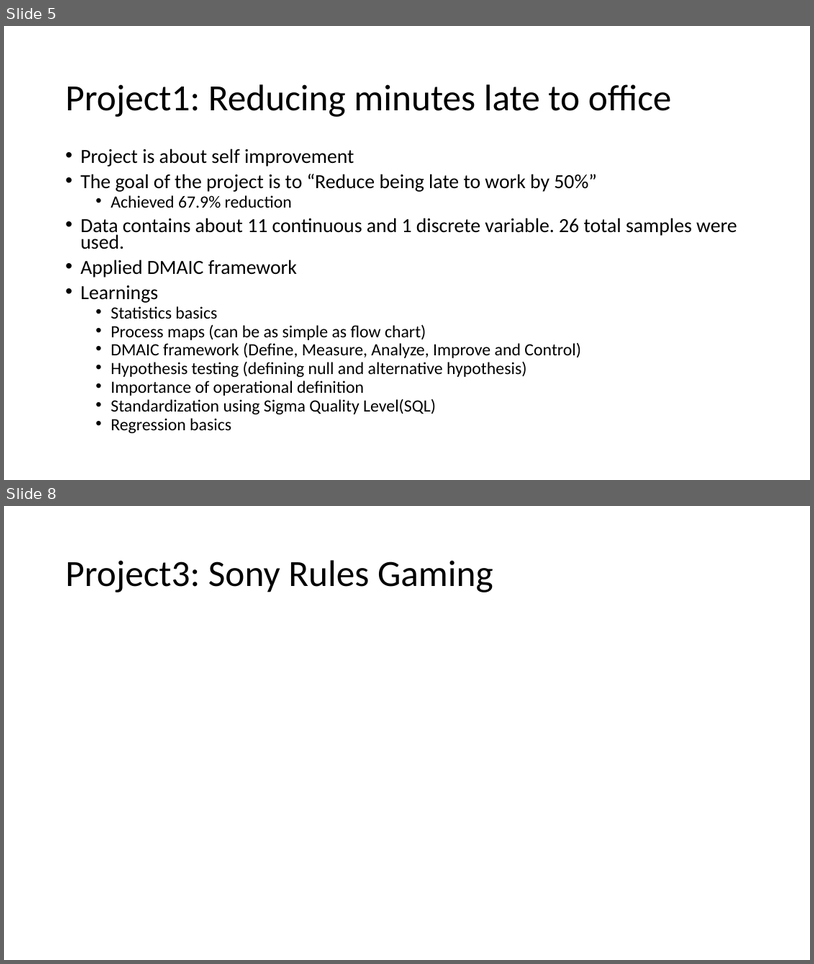
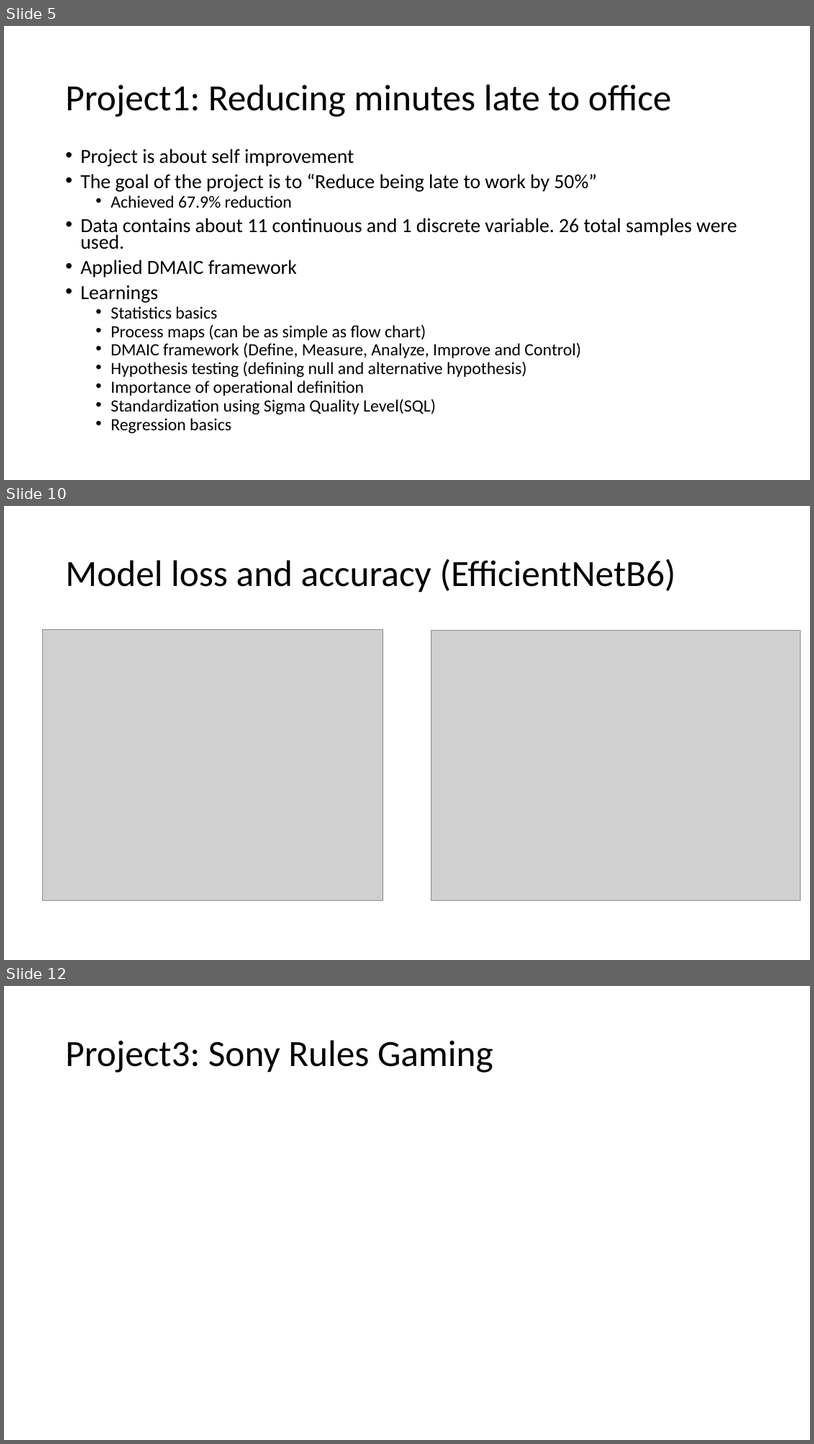
Before and after one commit to srihari-busam/MS-ADS-Portfolio, a slide deck: MS ADS.pptx. Shown one above the other, each under a label of ours: slides 5 and 8 before the commit, slides 5, 10 and 12 after it; the slides between them are not shown. The pictures are 814x964 and 814x1444 pixels, drawn with LibreOffice and Linux fonts; fonts in the diff are those of the drawing; grey boxes stand for pictures. Boxes give left, top, right and bottom in pixels: in the first picture for what was removed or moved away, otherwise in the second. Text is boxed around its words. In the diff, an @@ line names an element or a change of style, - is before the commit and + after.

```diff
--- a/MS ADS.pptx
+++ b/MS ADS.pptx
@@ slide 10 added at (4,506,810,960), background #FFFFFF @@
@@ title added at (65,559,676,592), 44 pt, text #000000 @@
+Model loss and accuracy (EfficientNetB6)
@@ picture added at (43,629,383,901) @@
@@ picture added at (432,630,801,901) @@
@@ what was slide 8 is now slide 12 @@
```
Also in this commit, not shown: 1 slide changed, 4 other slides added.
